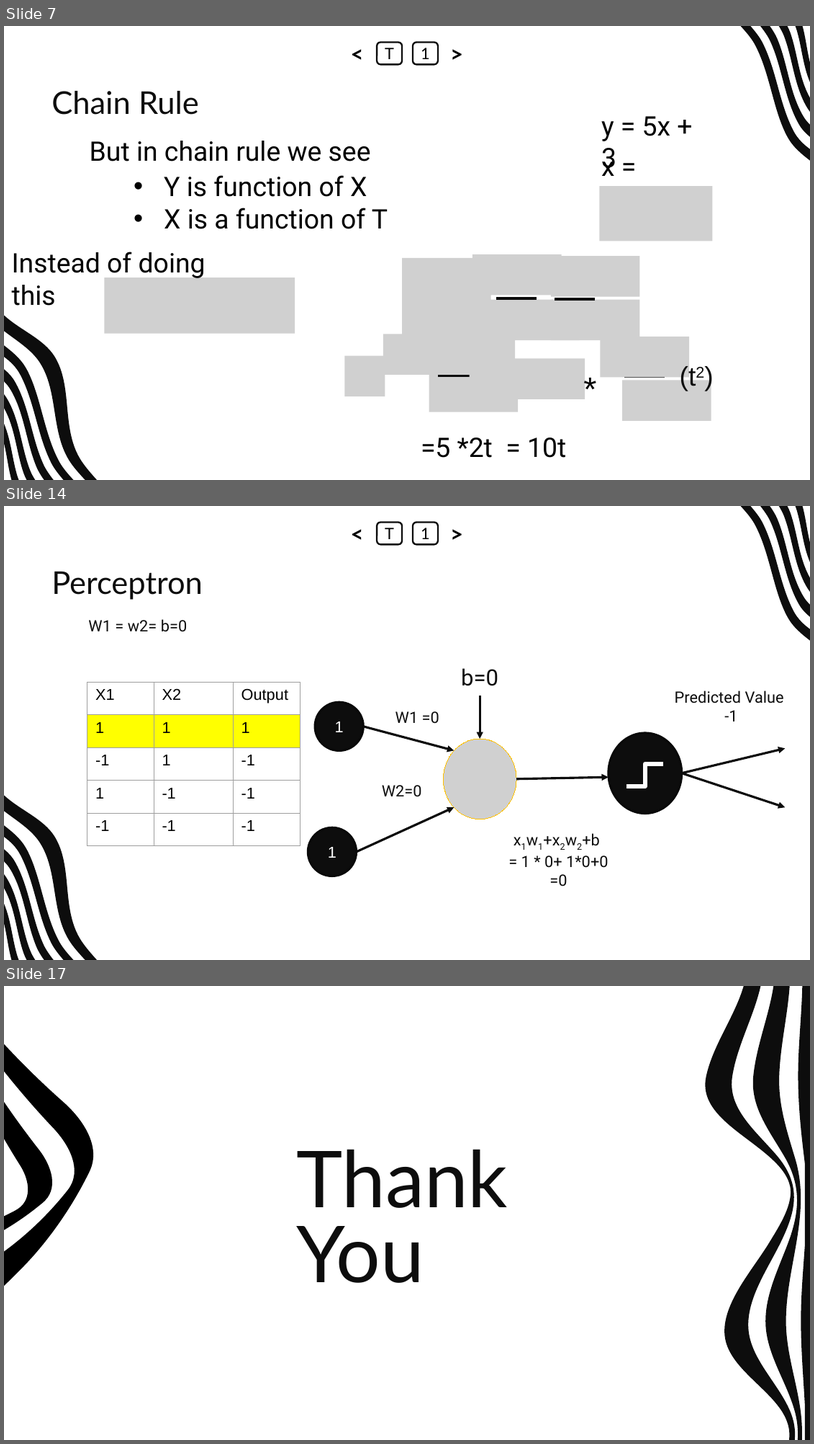
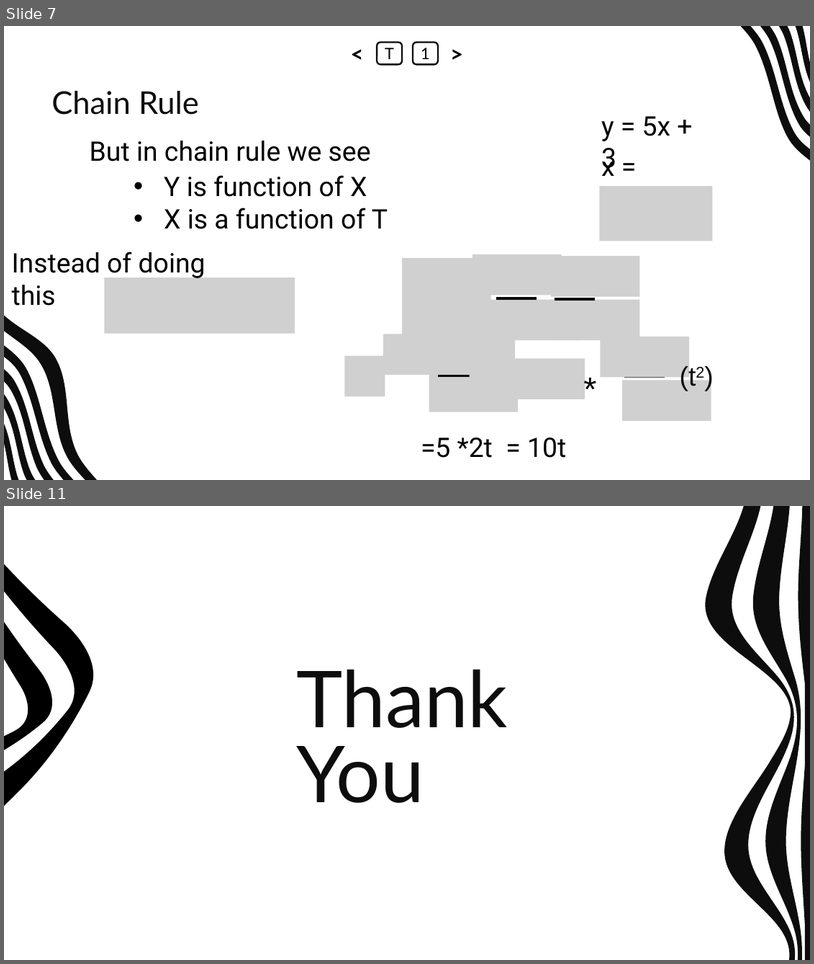
Before and after one commit to abrarhasan3/Green-Uni-All-Academic-Content, a slide deck: CSE 411 Machine Learning/New Slides/ML_CH_11_Back Propagation.pptx. Shown one above the other, each under a label of ours: slides 7, 14 and 17 before the commit, slides 7 and 11 after it; the slides between them are not shown. The pictures are 814x1444 and 814x964 pixels, drawn with LibreOffice and Linux fonts; fonts in the diff are those of the drawing; grey boxes stand for pictures. Boxes give left, top, right and bottom in pixels: in the first picture for what was removed or moved away, otherwise in the second. Text is boxed around its words. In the diff, an @@ line names an element or a change of style, - is before the commit and + after.

```diff
--- a/CSE 411 Machine Learning/New Slides/ML_CH_11_Back Propagation.pptx
+++ b/CSE 411 Machine Learning/New Slides/ML_CH_11_Back Propagation.pptx
@@ slide 14 removed at box(4, 506, 810, 960), background #FFFFFF; not listed: 9 template elements that a slide beside it also shows @@
@@ text removed at box(345, 522, 370, 545) @@
-<
@@ rounded rectangle removed at box(378, 522, 402, 545) @@
-T
@@ rounded rectangle removed at box(413, 522, 438, 545) @@
-1
@@ text removed at box(445, 522, 469, 545) @@
->
@@ title removed at box(52, 571, 203, 600) @@
-Perceptron
@@ text removed at box(88, 619, 187, 632) @@
-W1 = w2= b=0
@@ text removed at box(461, 668, 499, 686) @@
-b=0
@@ table removed at box(88, 682, 300, 846), 5 rows, 3 columns @@
-X1 | X2 | Output
-1 | 1 | 1
--1 | 1 | -1
-1 | -1 | -1
--1 | -1 | -1
@@ arrow removed from (480, 695) to (480, 739) @@
@@ text removed at box(675, 690, 784, 721) @@
-Predicted Value
--1
@@ ellipse removed at box(315, 702, 364, 750) @@
-1
@@ text removed at box(396, 711, 440, 723) @@
-W1 =0
@@ arrow removed from (364, 726) to (454, 750) @@
@@ picture removed at box(443, 739, 517, 819) @@
@@ ellipse removed at box(609, 733, 682, 813) @@
@@ elbow line removed from (627, 786) to (664, 764) @@
@@ arrow removed from (682, 773) to (785, 748) @@
@@ text removed at box(382, 785, 422, 797) @@
-W2=0
@@ arrow removed from (517, 779) to (609, 777) @@
@@ arrow removed from (682, 773) to (785, 807) @@
@@ arrow removed from (356, 851) to (454, 807) @@
@@ ellipse removed at box(308, 827, 356, 875) @@
-1
@@ text removed at box(522, 833, 609, 886) @@
-x1w1+x2w2+b
-= 1 * 0+ 1*0+0
-=0
@@ what was slide 17 is now slide 11 @@
```
Also in this commit, not shown: 1 slide changed, 2 slides added, 7 other slides removed, 1 other file.
